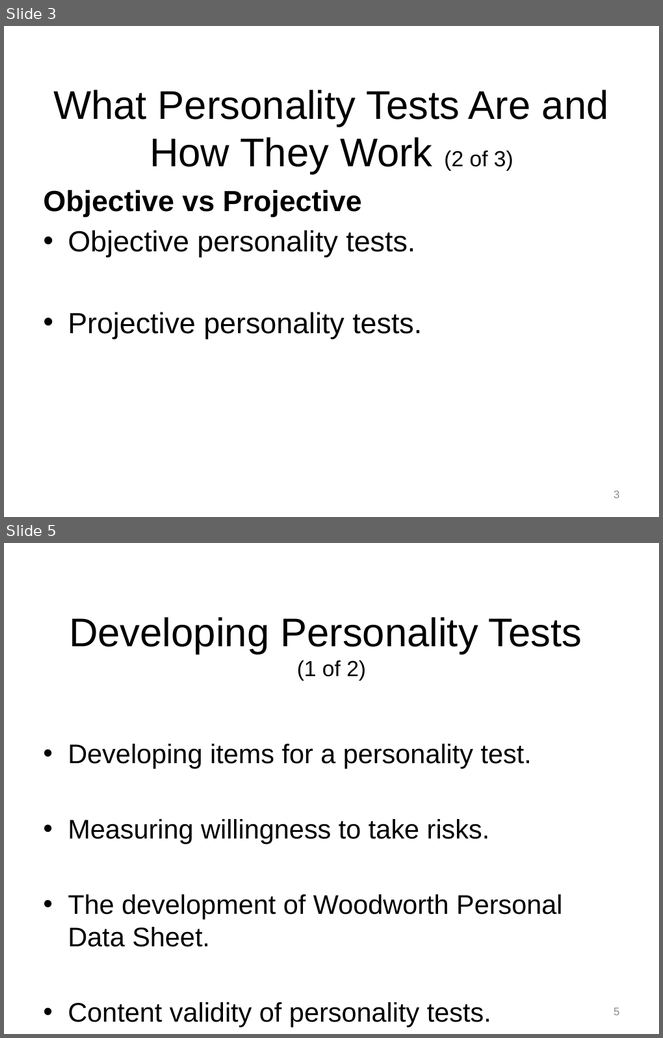
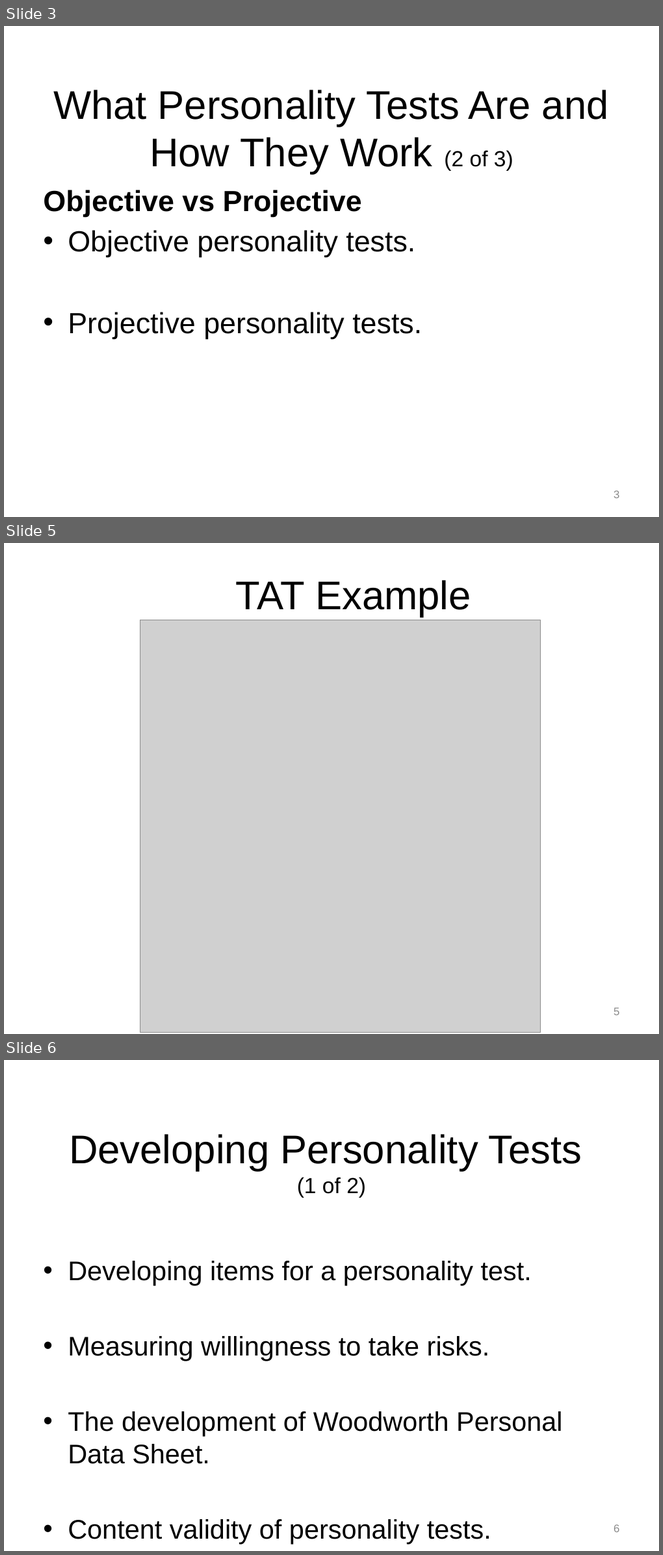
Before and after one commit to npm27/Teaching-Materials, a slide deck: Tests and Eval/Fall 26/Slides/10 Chapter 10.pptx. Shown one above the other, each under a label of ours: slides 3 and 5 before the commit, slides 3, 5 and 6 after it; the slides between them are not shown. The pictures are 663x1038 and 663x1555 pixels, drawn with LibreOffice and Linux fonts; fonts in the diff are those of the drawing; grey boxes stand for pictures. Boxes give left, top, right and bottom in pixels: in the first picture for what was removed or moved away, otherwise in the second. Text is boxed around its words. In the diff, an @@ line names an element or a change of style, - is before the commit and + after.

```diff
--- a/Tests and Eval/Fall 26/Slides/10 Chapter 10.pptx
+++ b/Tests and Eval/Fall 26/Slides/10 Chapter 10.pptx
@@ slide 5 added at bbox=[4, 543, 659, 1034], background #FFFFFF @@
@@ title added at bbox=[235, 580, 471, 617], 44 pt, text #000000 @@
+TAT Example
@@ picture added at bbox=[140, 620, 541, 1033] @@
@@ page number added at bbox=[614, 1008, 620, 1016], 12 pt, text #8C8C8C @@
+5
@@ what was slide 5 is now slide 6 @@
```
Also in this commit, not shown: 6 slides changed, 5 other slides added, 2 slides removed, 1 other file.
